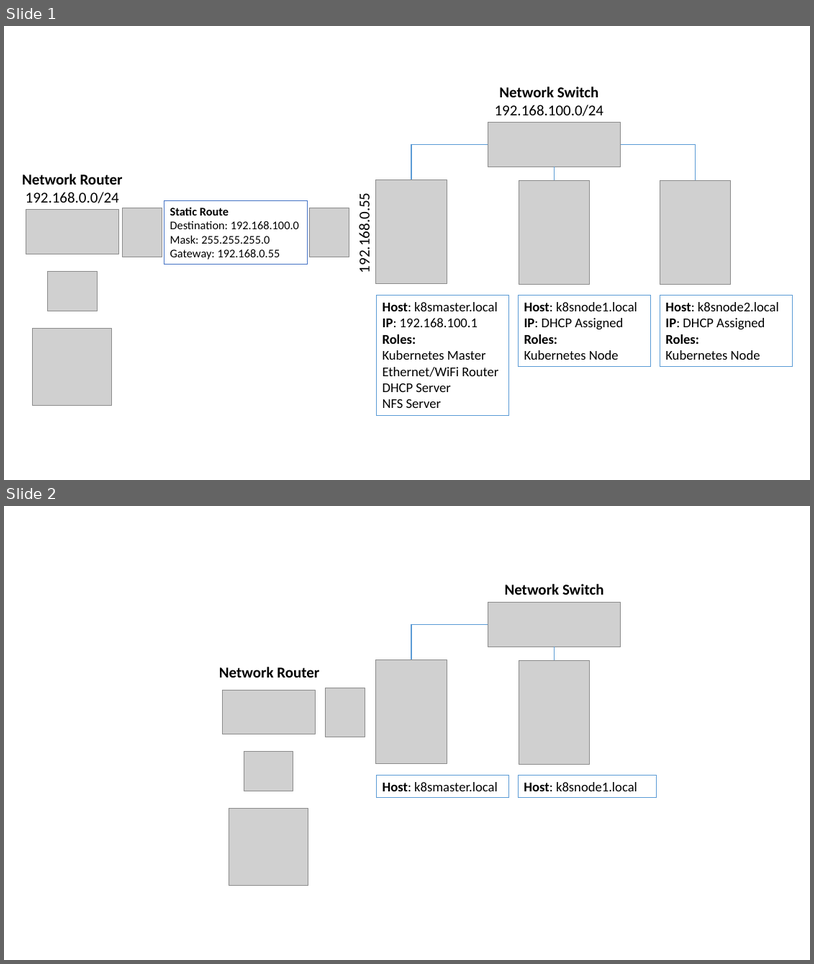
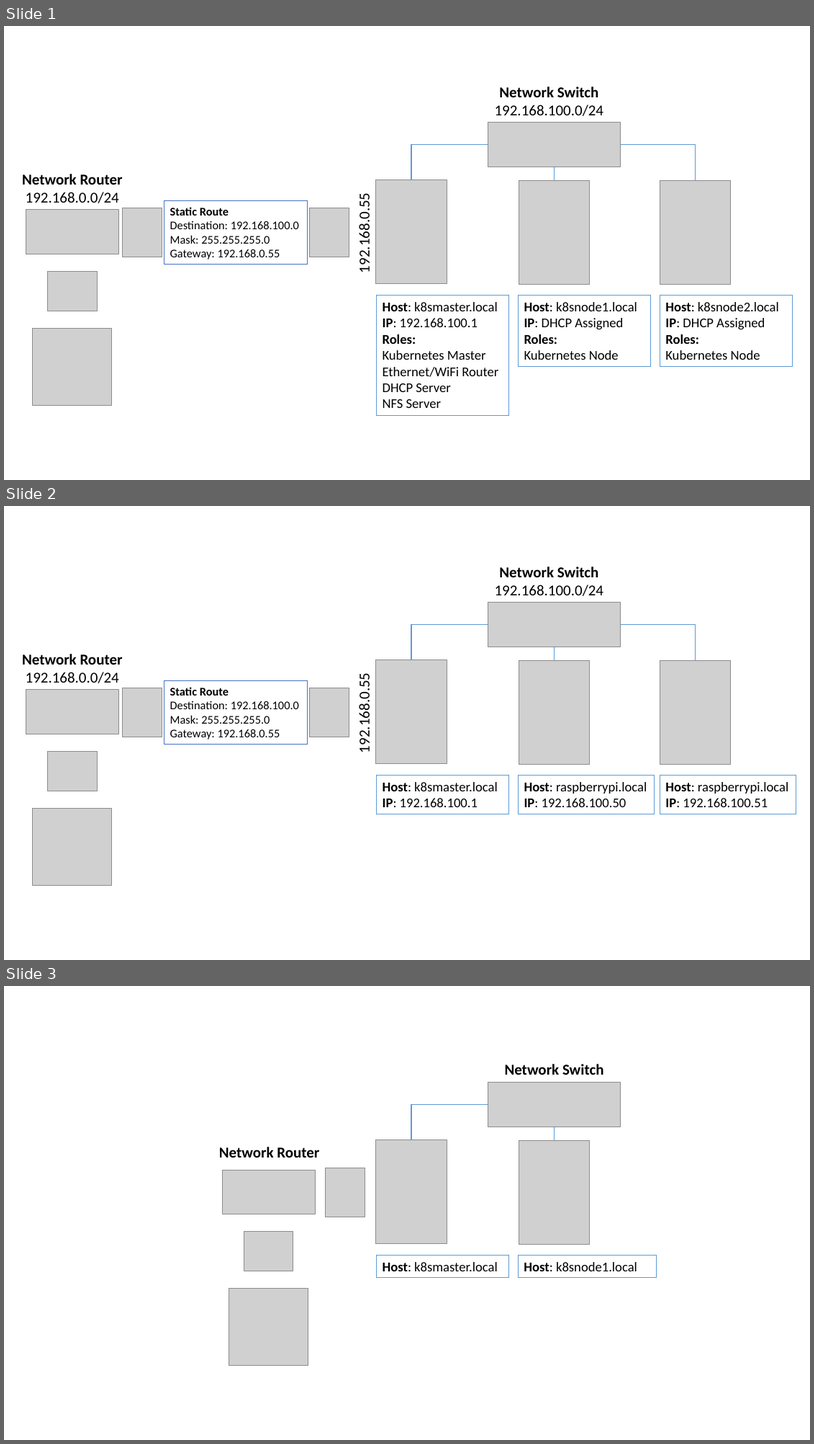
Before and after one commit to gloveboxes/Raspberry-Pi-Kubernetes-Cluster, a slide deck: Resources/network.pptx. Shown one above the other, each under a label of ours: slides 1 and 2 before the commit, slides 1, 2 and 3 after it. The pictures are 814x964 and 814x1444 pixels, drawn with LibreOffice and Linux fonts; fonts in the diff are those of the drawing; grey boxes stand for pictures. Boxes give left, top, right and bottom in pixels: in the first picture for what was removed or moved away, otherwise in the second. Text is boxed around its words. In the diff, an @@ line names an element or a change of style, - is before the commit and + after.

```diff
--- a/Resources/network.pptx
+++ b/Resources/network.pptx
@@ slide 2 added at (4,506,810,960), background #FFFFFF @@
@@ text added at (495,566,604,596), 18 pt, text #000000 @@
+Network Switch
+192.168.100.0/24
@@ picture added at (489,602,621,646) @@
@@ elbow line added from (412, 659) to (489, 625), #5B9BD5 1.5 pt @@
@@ elbow line added from (695, 660) to (621, 625), #5B9BD5 1.5 pt @@
@@ text added at (22,654,123,683), 18 pt, text #000000 @@
+Network Router
+192.168.0.0/24
@@ line added from (555, 660) to (555, 646), #5B9BD5 1.5 pt @@
@@ picture added at (376,659,447,764) @@
@@ picture added at (520,660,590,764) @@
@@ picture added at (661,660,731,764) @@
@@ picture added at (26,690,118,734) @@
@@ picture added at (122,687,162,737) @@
@@ rectangle added at (165,681,308,744), outline #4472C4 0.75 pt, 14 pt, text #000000 @@
+Static Route
+Destination: 192.168.100.0
+Mask: 255.255.255.0
+Gateway: 192.168.0.55
@@ picture added at (309,687,349,737) @@
@@ text added at (355,680,374,751), 18 pt, text #000000 @@
+192.168.0.55
@@ picture added at (47,751,97,791) @@
@@ rectangle added at (377,775,509,814), outline #5B9BD5 0.75 pt, 16 pt, text #000000 @@
+Host: k8smaster.local
+IP: 192.168.100.1
@@ rectangle added at (518,775,654,814), outline #5B9BD5 0.75 pt, 16 pt, text #000000 @@
+Host: raspberrypi.local
+IP: 192.168.100.50
@@ rectangle added at (661,775,797,814), outline #5B9BD5 0.75 pt, 16 pt, text #000000 @@
+Host: raspberrypi.local
+IP: 192.168.100.51
@@ picture added at (32,808,112,885) @@
@@ what was slide 2 is now slide 3 @@
```
Also in this commit, not shown: 2 other files.
